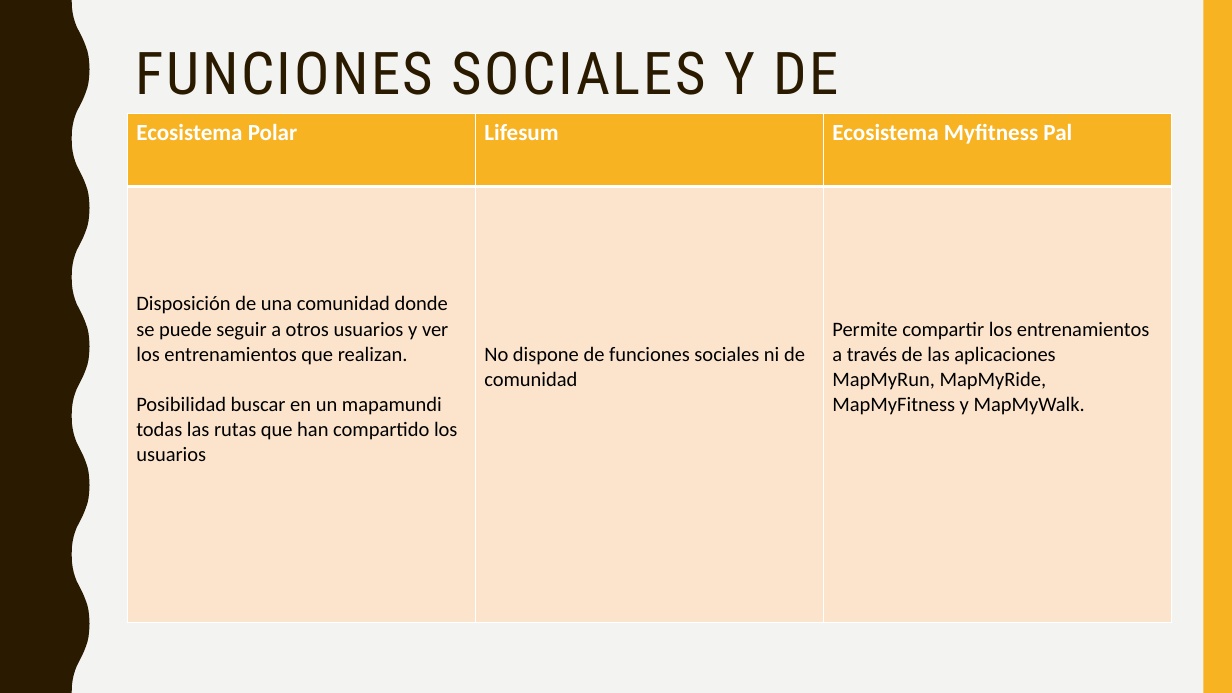
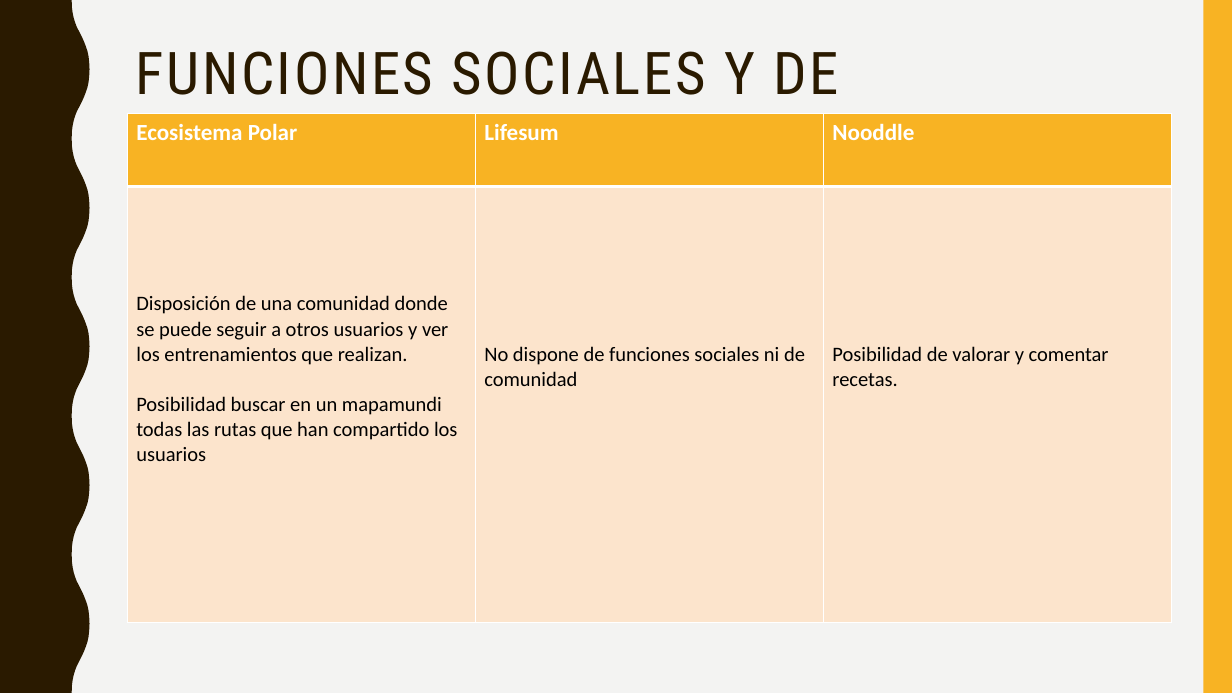
Before and after one commit to drzkn/TFM, a slide deck: slide 8 of Investigación/Benchmark/Benchmark aplicaciones.pptx. Drawn at 1232x693 pixels with LibreOffice and Linux fonts; fonts in the diff are those of the drawing. Boxes give left, top, right and bottom in pixels: in the first picture for what was removed or moved away, otherwise in the second. Text is boxed around its words. In the diff, an @@ line names an element or a change of style, - is before the commit and + after.

```diff
--- a/Investigación/Benchmark/Benchmark aplicaciones.pptx
+++ b/Investigación/Benchmark/Benchmark aplicaciones.pptx
@@ table at (x1=128, y1=114, x2=1173, y2=622) @@
-row 1, column 3: Ecosistema Myfitness Pal
+row 1, column 3: Nooddle
-row 2, column 3: Permite compartir los entrenamientos a través de las aplicaciones MapMyRun, MapMyRide, MapMyFitness y MapMyWalk.
+row 2, column 3: Posibilidad de valorar y comentar recetas.
```
Also in this commit, not shown: 6 other slides changed, 21 other files.
